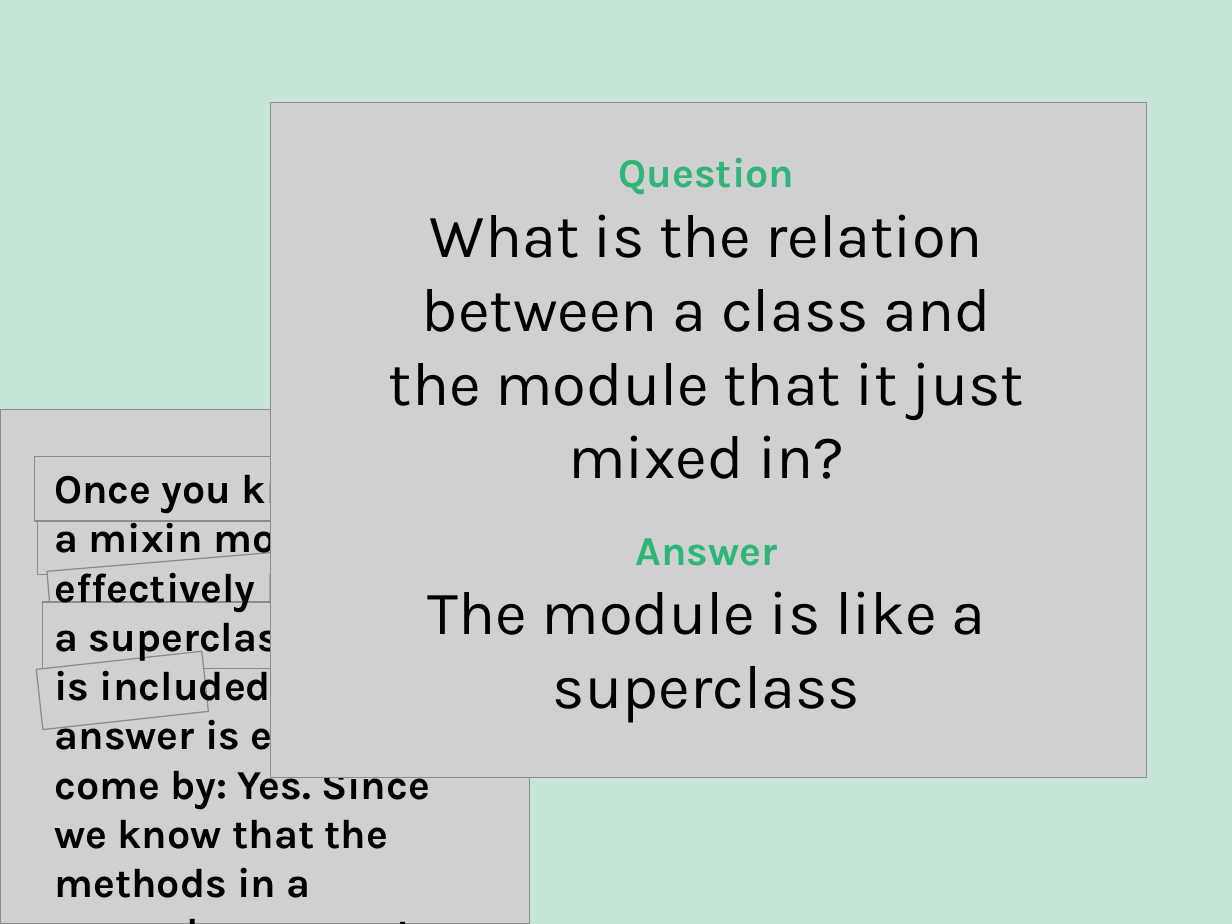
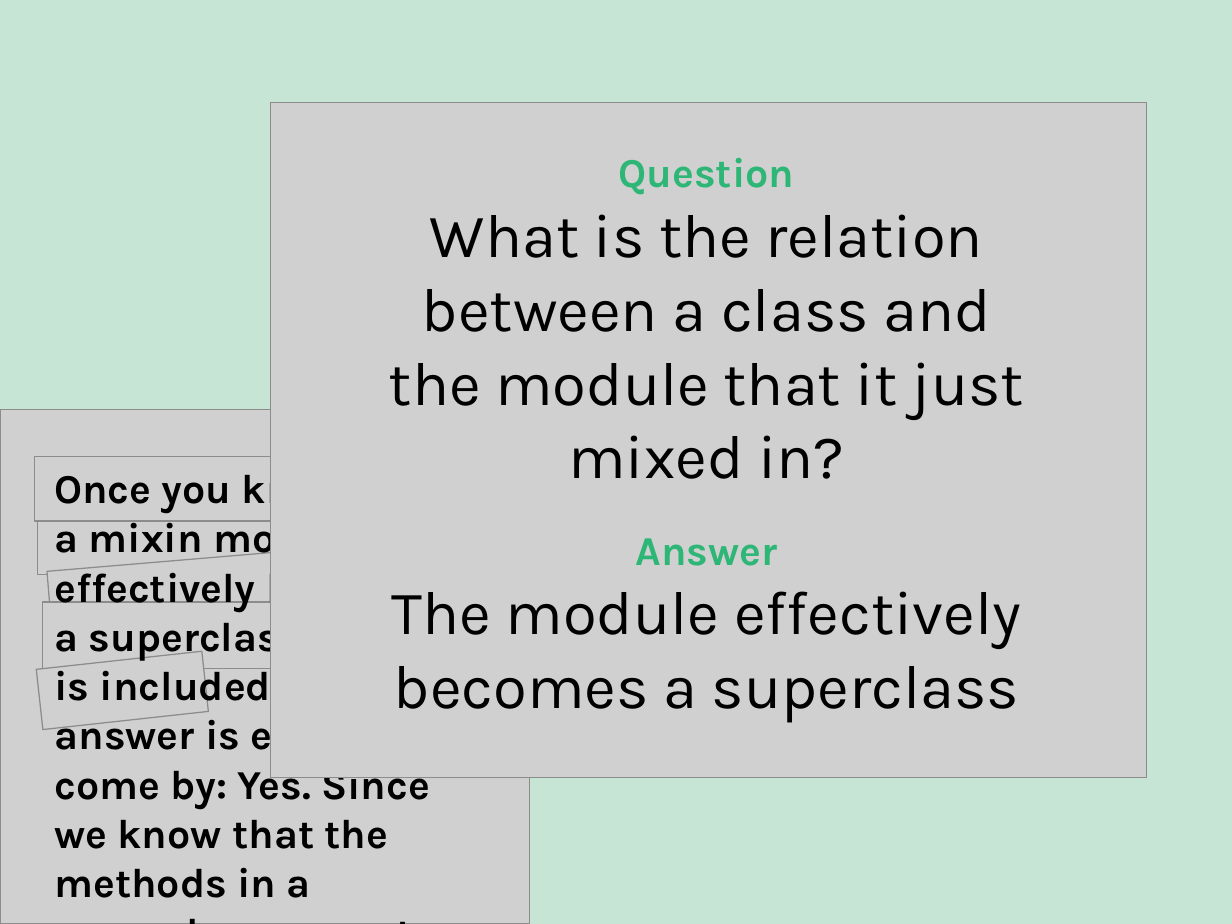
Before and after one commit to evjan/Using-Flash-Cards-to-Improve-Your-Ruby, a slide deck: slide 10 of UsingFlashCardsToImproveYourRuby.ppsx. Drawn at 1232x924 pixels with LibreOffice and Linux fonts; fonts in the diff are those of the drawing; grey boxes stand for pictures. Boxes give left, top, right and bottom in pixels: in the first picture for what was removed or moved away, otherwise in the second. Text is boxed around its words. In the diff, an @@ line names an element or a change of style, - is before the commit and + after.

```diff
--- a/UsingFlashCardsToImproveYourRuby.ppsx
+++ b/UsingFlashCardsToImproveYourRuby.ppsx
@@ text at <box>392,591,1021,723</box>: text changed @@
-The module is like a superclass
+The module effectively becomes a superclass
```
Also in this commit, not shown: 8 other slides changed, 3 slides added, 3 slides removed.
